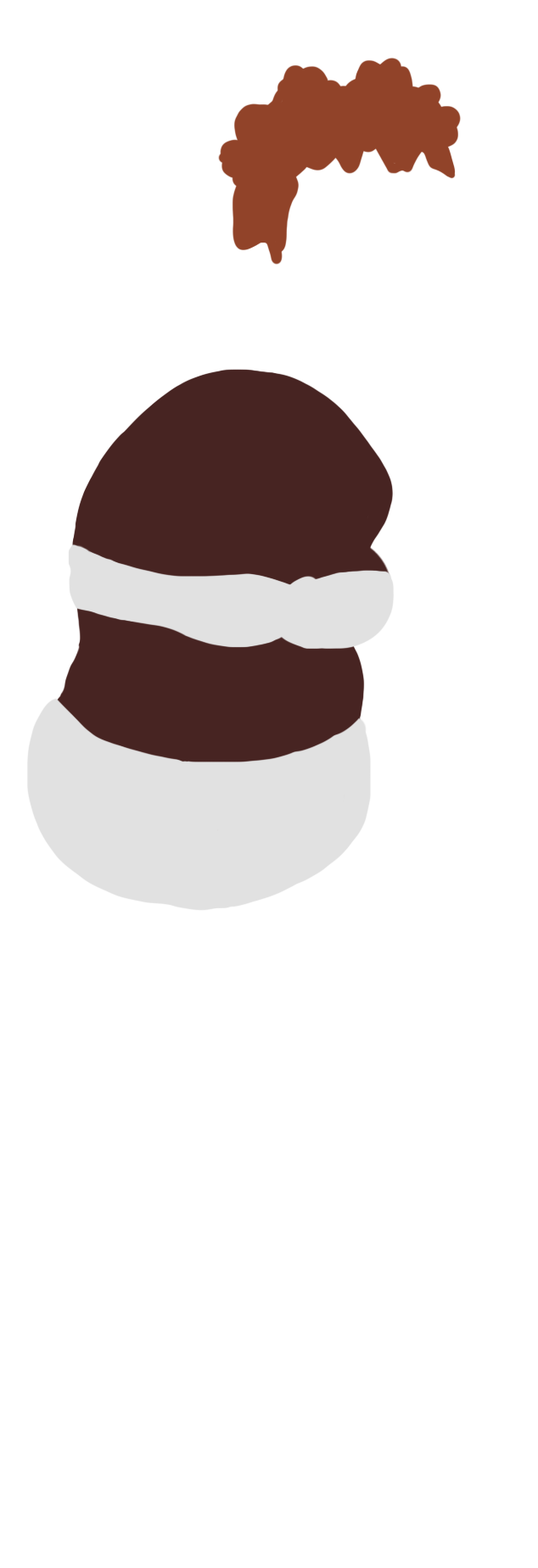
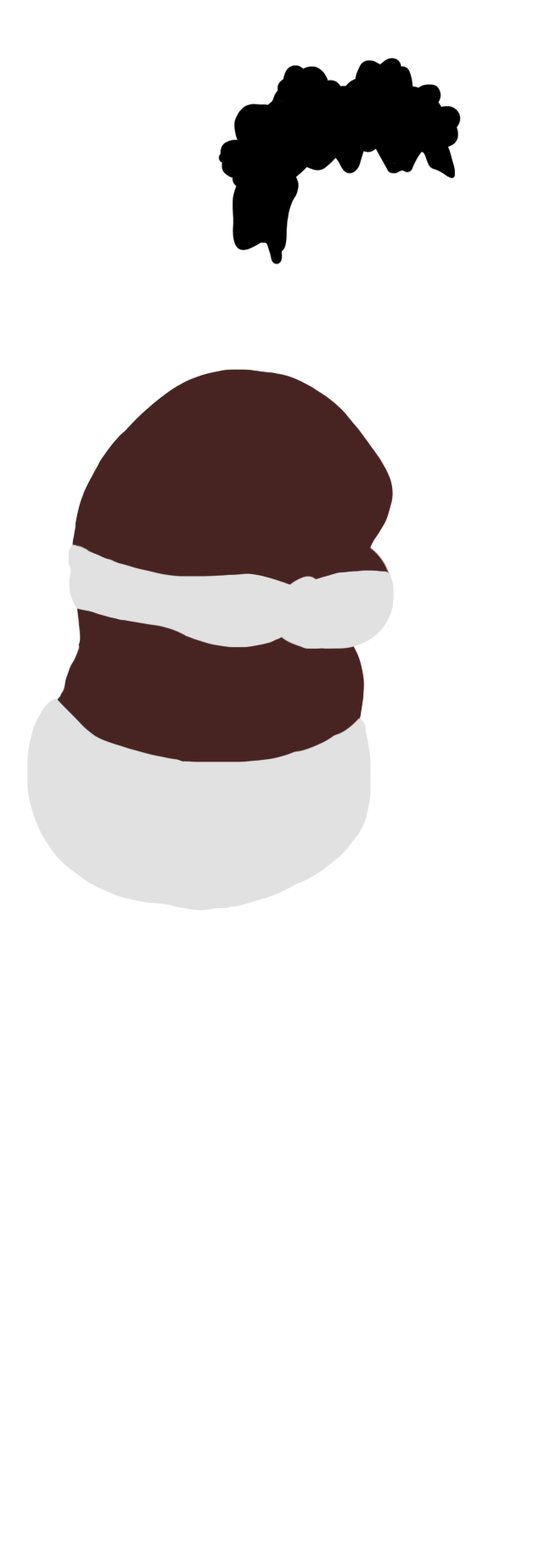
Layered file, before and after one edit (538x1568). Changes by layer:
painted on "Hair Front" over box(217, 57, 461, 265)
